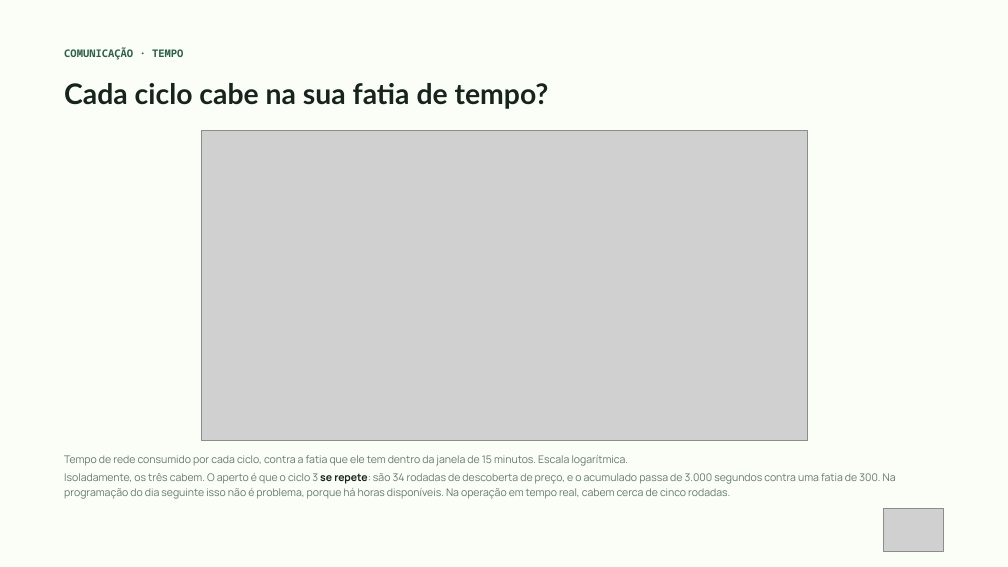
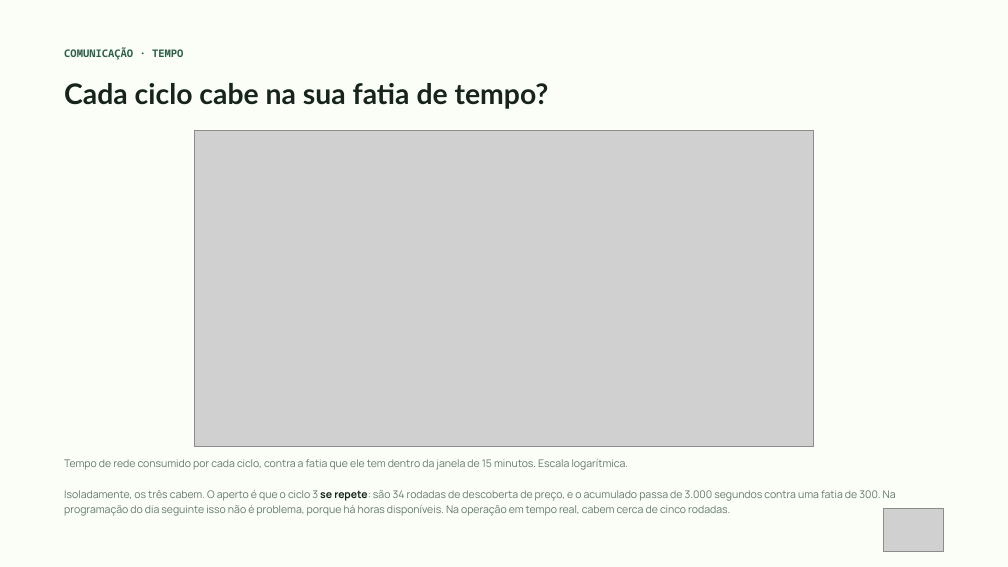
Before and after one commit to douglas-fdbs/co-simulation-opentes, a slide deck: slide 29 of docs/apresentacao_mercado.pptx (slide 26 before the commit). Drawn at 1008x567 pixels with LibreOffice and Linux fonts; fonts in the diff are those of the drawing; grey boxes stand for pictures. Boxes give left, top, right and bottom in pixels: in the first picture for what was removed or moved away, otherwise in the second. Text is boxed around its words. In the diff, an @@ line names an element or a change of style, - is before the commit and + after.

```diff
--- a/docs/apresentacao_mercado.pptx
+++ b/docs/apresentacao_mercado.pptx
@@ picture: place and size @@
-picture at [201,130,807,440]
+picture at [194,130,814,447]
@@ text at [64,473,896,499]: paragraph removed @@
-Isoladamente, os três cabem. O aperto é que o ciclo 3 se repete: são 34 rodadas de descoberta de preço, e o acumulado passa de 3.000 segundos contra uma fatia de 300. Na programação do dia seguinte isso não é problema, porque há horas disponíveis. Na operação em tempo real, cabem cerca de cinco rodadas.
@@ text "Tempo de rede consumido por ..." at [64,459,629,470]: line spacing 1.2 to 1; less space between paragraphs @@
@@ text added at [64,490,896,516], 10 pt, text #64786C @@
+Isoladamente, os três cabem. O aperto é que o ciclo 3 se repete: são 34 rodadas de descoberta de preço, e o acumulado passa de 3.000 segundos contra uma fatia de 300. Na programação do dia seguinte isso não é problema, porque há horas disponíveis. Na operação em tempo real, cabem cerca de cinco rodadas.
```
Also in this commit, not shown: 15 other slides changed, 8 slides added, 3 slides removed, 12 other files.
